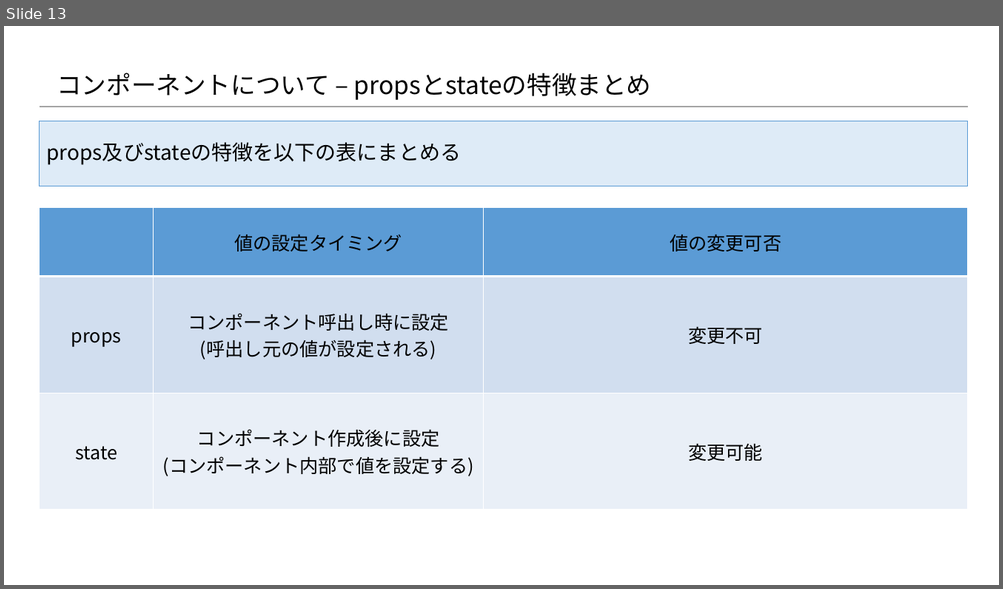
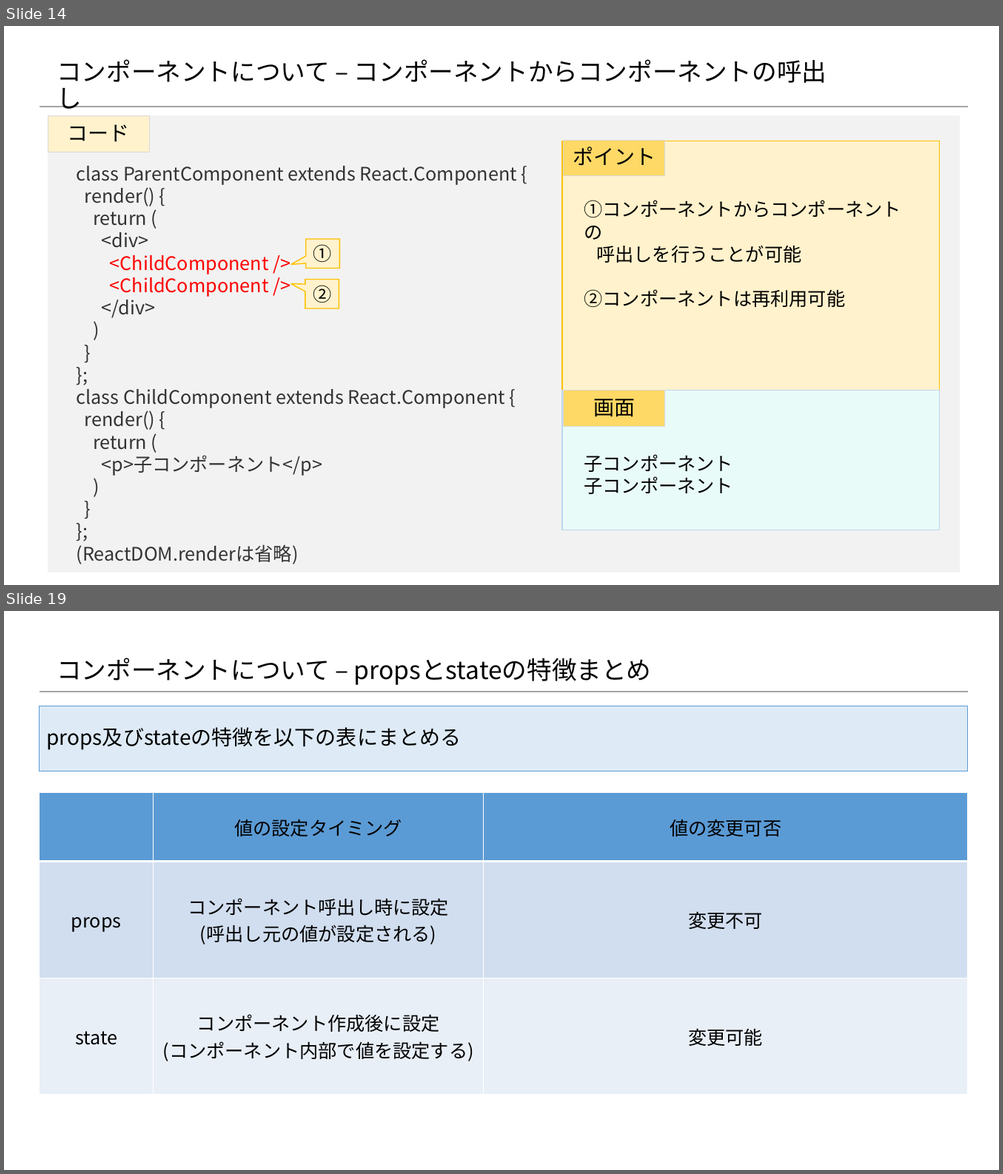
Before and after one commit to konnpeitoon/diary, a slide deck: doc/01_勉強会/01_勉強会資料/20180719_勉強会/02.資料/Reactの基礎知識 .pptx. Shown one above the other, each under a label of ours: slide 13 before the commit, slides 14 and 19 after it; the slides between them are not shown. The pictures are 1003x589 and 1003x1174 pixels, drawn with LibreOffice and Linux fonts; fonts in the diff are those of the drawing; background and template pictures are left out. Boxes give left, top, right and bottom in pixels: in the first picture for what was removed or moved away, otherwise in the second. Text is boxed around its words. In the diff, an @@ line names an element or a change of style, - is before the commit and + after.

```diff
--- a/doc/01_勉強会/01_勉強会資料/20180719_勉強会/02.資料/Reactの基礎知識 .pptx
+++ b/doc/01_勉強会/01_勉強会資料/20180719_勉強会/02.資料/Reactの基礎知識 .pptx
@@ slide 14 added at [4, 26, 999, 585], background #FFFFFF; not listed: 1 template element that a slide beside it also shows @@
@@ title added at [57, 59, 826, 109], 24 pt, text #000000 @@
+コンポーネントについて – コンポーネントからコンポーネントの呼出し
@@ rectangle added at [48, 116, 959, 573], fill #F2F2F2, outline #F2F2F2 0.75 pt @@
@@ rectangle added at [48, 116, 150, 153], fill #FFF2CC, outline #D9D9D9 0.75 pt, 20 pt, text #000000 @@
+コード
@@ text added at [77, 166, 517, 565], 18 pt, text #333333 @@
+class ParentComponent extends React.Component {
+render() {
+return (
+<div>
+<ChildComponent />
+<ChildComponent />
+</div>
+)
+}
+};
+class ChildComponent extends React.Component {
+render() {
+return (
+<p>子コンポーネント</p>
+)
+}
+};
+(ReactDOM.renderは省略)
@@ speech box added at [306, 239, 340, 269], fill #FFF2CC, outline #FFC000 1 pt, 18 pt, text #000000 @@
+①
@@ speech box added at [305, 280, 339, 309], fill #FFF2CC, outline #FFC000 1 pt, 18 pt, text #000000 @@
+②
@@ group added at [562, 140, 939, 531]: 4 rectangles, 2 texts @@
+①コンポーネントからコンポーネントの
+呼出しを行うことが可能
+②コンポーネントは再利用可能
+ポイント
+画面
+子コンポーネント
+子コンポーネント
@@ what was slide 13 is now slide 19 @@
```
Also in this commit, not shown: 9 slides changed, 9 other slides added, 3 slides removed.
